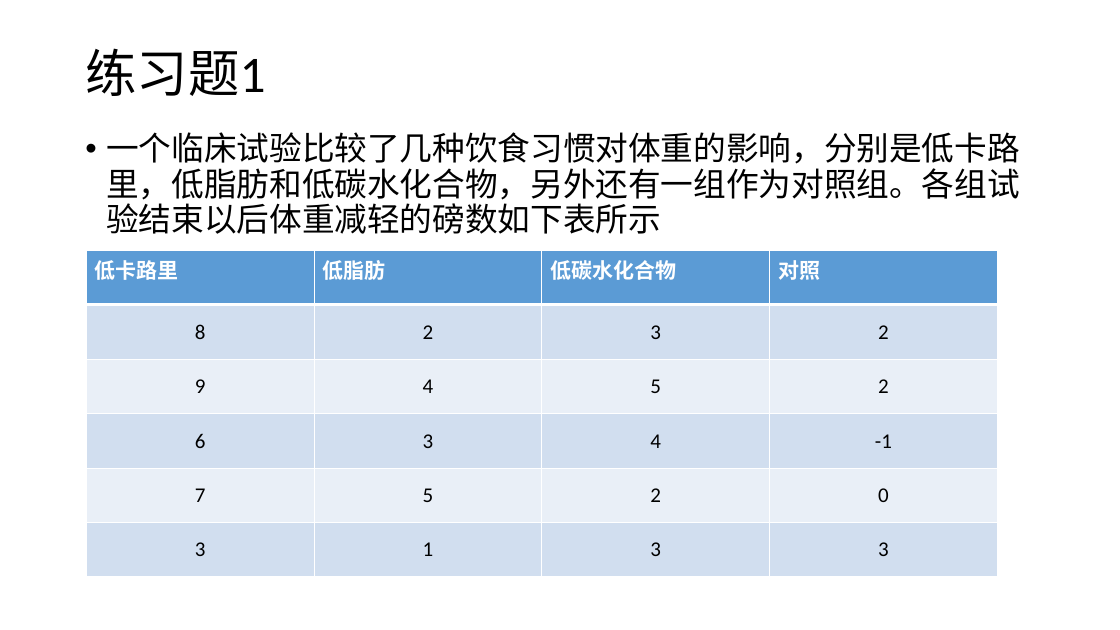
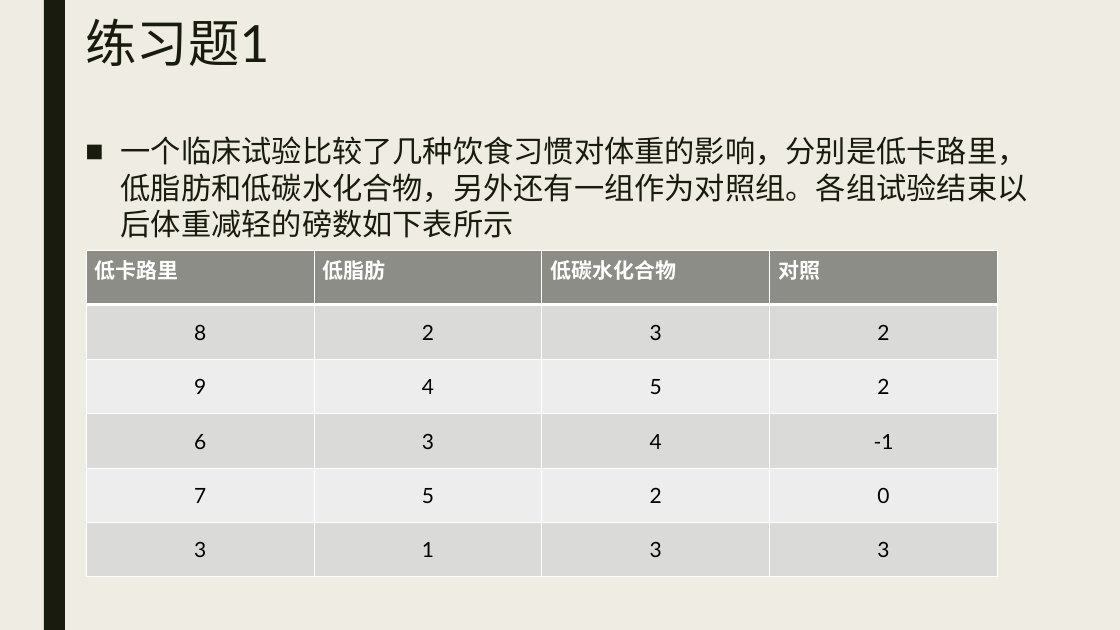
Before and after one commit to beneon/medstat, a slide deck: slide 10 of lect-5/anova.pptx. Drawn at 1120x630 pixels with LibreOffice and Linux fonts; fonts in the diff are those of the drawing. Boxes give left, top, right and bottom in pixels: in the first picture for what was removed or moved away, otherwise in the second. Text is boxed around its words. In the diff, an @@ line names an element or a change of style, - is before the commit and + after.

```diff
--- a/lect-5/anova.pptx
+++ b/lect-5/anova.pptx
@@ background #FFFFFF to #EFEDE3 @@
@@ rectangle added at [44, 0, 65, 630], fill #191B0E @@
@@ title "练习题1" at [85, 18, 269, 66]: font Calibri to Lato, text colour #000000 to #191B0E; line spacing 0.9 to 0.89; vertical alignment middle to top @@
@@ text "一个临床试验比较了几种饮食习惯对体重的影响，分别是低卡路里，低脂肪和低碳水化合物，另外还有一组作为对照组。各组试验结束以 ..." at [121, 136, 1028, 238]: size 28 to 25.9 pt, font Calibri to Lato, text colour #000000 to #191B0E; bullet • to ■; line spacing 0.9 to 1; more space between paragraphs @@
@@ table at [87, 250, 997, 577] @@
@@ fill #5B9BD5 to #8C8D86 in row 1 @@
@@ fill #D2DEEF to #DADBD9 in 12 cells @@
@@ fill #EAEFF7 to #EEEEED in 8 cells @@
@@ font Calibri to Lato @@
```
Also in this commit, not shown: 34 other slides changed, 5 slides added, 1 slide removed, 3 other files.
